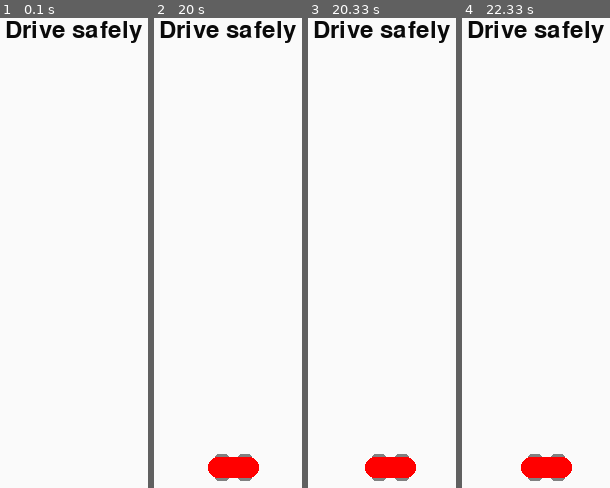
Above: before the commit, frames 1-4 (left to right).
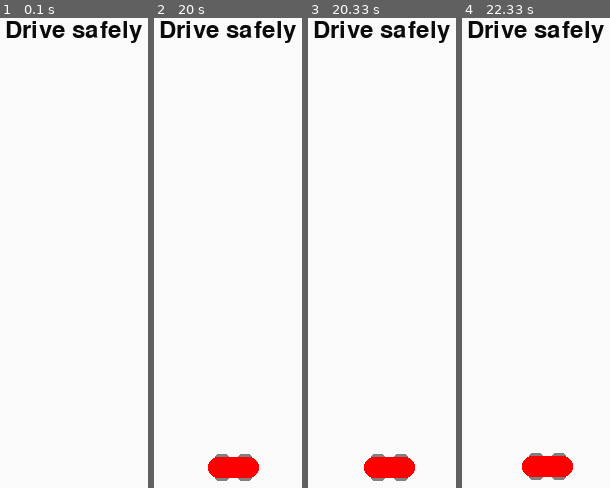
Above: after the commit, the same moments.

Repository: Pitrified/snippet
Game: pygame game, started from racer/racer_main.py
Same seed, same stepped clock (60 frames per second), same inputs: the game is played once before the commit and once after it.
Inputs:
- Up to frame 1 (0.1 s): no input
- Up to frame 2 (20 s): hold A 0.9-1.37 s; hold X 1.9-2.53 s; hold D 1.9-2.53 s; hold W 13.68-14.83 s; hold D 14.87-16.02 s; hold A 16.05-17.2 s; hold W 18.42-19.57 s; hold D from 19.6 s (still down); tap X at 19.67 s
- Up to frame 3 (20.33 s): keep holding D
- Up to frame 4 (22.33 s): release D at 20.75 s; hold D from 21.97 s (still down); tap X at 22.03 s

Frames 1-2 are identical in both runs. In frame 3, less than 0.1% of the frame differs, in the area x 37-73%, y 92-99%; in frame 4, 0.3%, in the area x 39-75%, y 92-99%.

Commit message:
Fix polling of key status

Diff:
--- a/racer/racer_main.py
+++ b/racer/racer_main.py
@@ -105,31 +105,32 @@
         #  clock.tick(60)
         clock.tick(1)
         logg.debug(f"    New frame")
-        action_done = False
 
         # Handle Input Events
+        # https://stackoverflow.com/a/22099654
         for event in pygame.event.get():
             logg.debug(f"Handling event {event}")
             if event.type == pygame.QUIT:
                 going = False
             elif event.type == pygame.KEYDOWN:
-                action_done = True
                 if event.key == pygame.K_ESCAPE:
                     going = False
-                elif event.key == pygame.K_d:
-                    racer.step("right")
-                elif event.key == pygame.K_a:
-                    racer.step("left")
-                elif event.key == pygame.K_w:
-                    racer.step("up")
-                elif event.key == pygame.K_x:
-                    racer.step("down")
             logg.debug(f"Done handling")
+
+        keys = pygame.key.get_pressed()
+        if keys[pygame.K_d]:
+            racer.step("right")
+        elif keys[pygame.K_a]:
+            racer.step("left")
+        elif keys[pygame.K_w]:
+            racer.step("up")
+        elif keys[pygame.K_x]:
+            racer.step("down")
+        else:
+            racer.step("nop")
 
         # manually update the racer, pass the action
         #  allsprites.update()
-        if not action_done:
-            racer.step("nop")
 
         # Draw Everything
         screen.blit(background, (0, 0))
